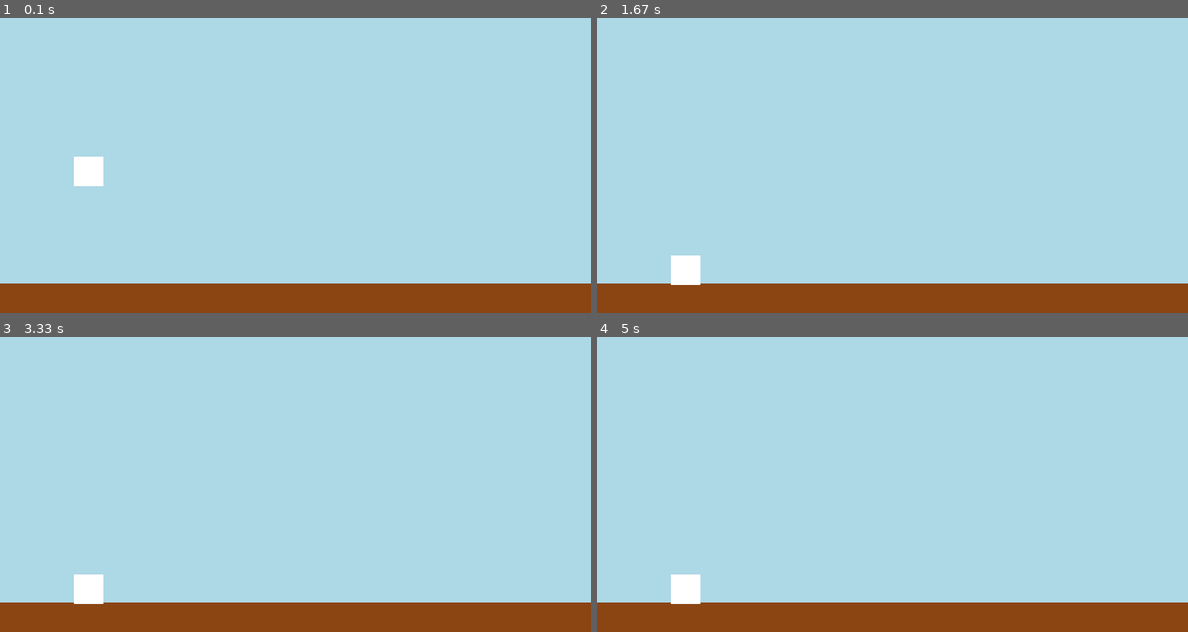
Above: before the commit, frames 1-4 (two rows, left to right).
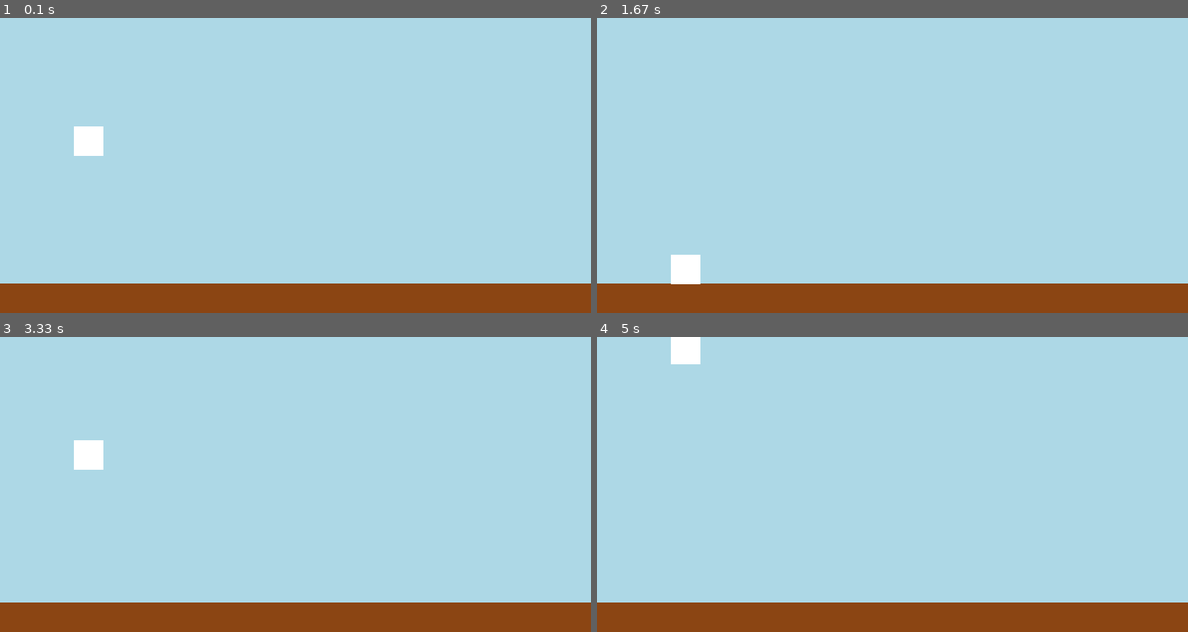
Above: after the commit, the same moments.

Repository: Emmvnu3l/Game-dash-pygame
Game: pygame game, started from main.py
Same seed, same stepped clock (60 frames per second), same inputs: the game is played once before the commit and once after it.
Inputs:
- Up to frame 1 (0.1 s): no input
- Up to frame 2 (1.67 s): tap A at 0.33 s
- Up to frame 3 (3.33 s): hold A from 3.17 s (still down)
- Up to frame 4 (5 s): release A at 3.63 s; tap A at 4.67 s

The runs differ from the first frame. In frame 1, 1.0% of the frame differs, in the area x 12-18%, y 36-57%; in frame 2, less than 0.1%; in frame 3, 1.0%; in frame 4, 1.0%.

Commit message:
clase9. salto implementado

Diff:
--- a/game/config.py
+++ b/game/config.py
@@ -12,4 +12,4 @@
 WIDTH_PLAYER = 40
 HEIGHT_PLAYER = 40
 
-PLAYER_GRAV = 1.5
+PLAYER_GRAV = 0.6
--- a/game/game.py
+++ b/game/game.py
@@ -1,11 +1,11 @@
-import pygame;
-import sys;
+import pygame
+import sys
 
 
-from .config import*;## importación de las configuraciónes
-from .colors import*; ## importación de colores
-from .platform import Platform;
-from .player import Player;
+from .config import* ## importación de las configuraciónes
+from .colors import* ## importación de colores
+from .platform import Platform
+from .player import Player
 
 class Game:
     def __init__(self):
@@ -41,12 +41,16 @@
                 pygame.quit()
                 sys.exit()
 
+            if event.type == pygame.KEYDOWN:
+                if event.key == pygame.K_a:
+                    self.player.jump()
+
     def draw(self):
         self.surface.fill(LIGHT_BLUE)
         self.sprites.draw(self.surface) ##Pintar la superficie
     def update(self):
         pygame.display.flip() ## flip actualiza todo la superficie
+        self.sprites.update() ## todos los elementos de las listas ejecutaran su metodo update
         self.player.validation_plataform(self.platform)
-        self.sprites.update() ## todos los elementos de las listas ejecutaran su metodo update
     def stop(self):
         pass
--- a/game/platform.py
+++ b/game/platform.py
@@ -1,7 +1,7 @@
 import pygame
 
-from .config import *
-from .colors import *
+from .config import*
+from .colors import*
 class Platform(pygame.sprite.Sprite):
 
     def __init__(self):
--- a/game/player.py
+++ b/game/player.py
@@ -1,8 +1,8 @@
 import pygame
 
 
-from .colors import *
-from .config import *
+from .colors import*
+from .config import*
 
 class Player(pygame.sprite.Sprite):
     def __init__(self, left, bottom):
@@ -18,12 +18,14 @@
         self.vel_y = 0
 
     #metodo para que el player no sobrepase la plataforma
-    def validation_plataform(self, plataform):
-        result = pygame.sprite.collide_rect(self,plataform)
+    def validation_plataform(self, platform):
+        result = pygame.sprite.collide_rect(self,platform)
         if result:
-            self.pos_y = plataform.rect.top
+            self.pos_y = platform.rect.top
             self.vel_y = 0
 
+    def jump(self):
+        self.vel_y = -23
 
     def update_pos(self):
         self.vel_y += PLAYER_GRAV   # aplicamos gravedad a la velocidad
